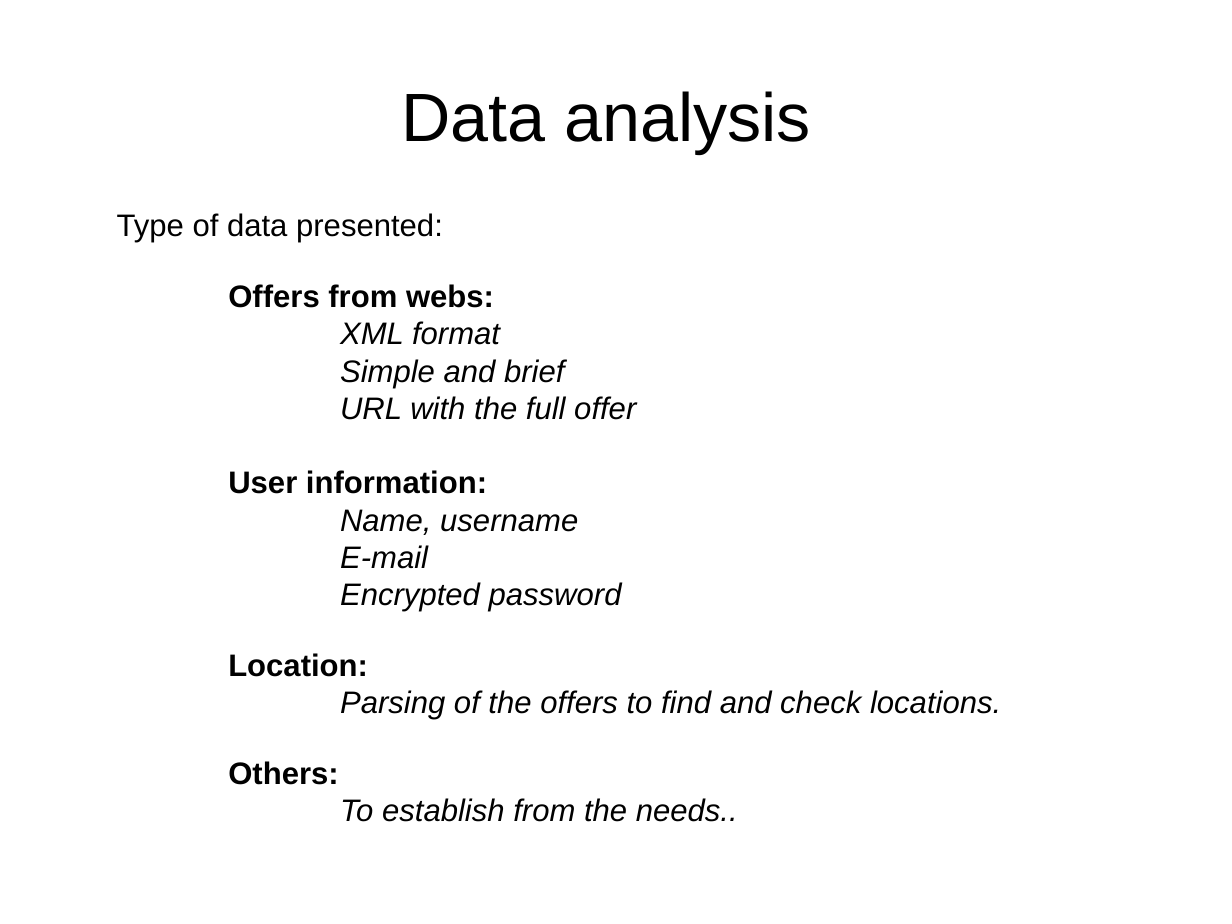
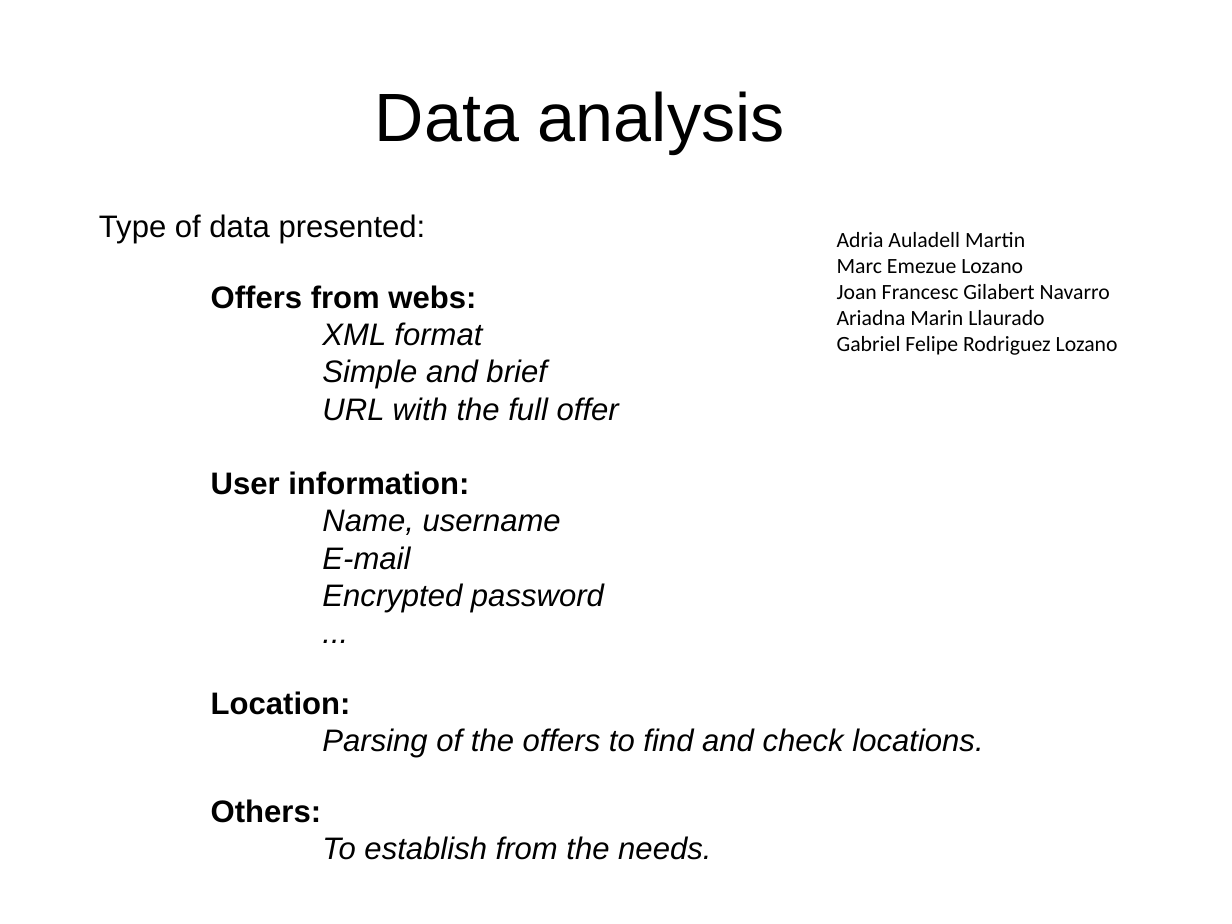
Before and after one commit to cescgina/what_next_bio, a slide deck: slide 1 of DB_design/db_design_scheme.odp. Drawn at 1232x924 pixels with LibreOffice and Linux fonts; fonts in the diff are those of the drawing. Boxes give left, top, right and bottom in pixels: in the first picture for what was removed or moved away, otherwise in the second. Text is boxed around its words. In the diff, an @@ line names an element or a change of style, - is before the commit and + after.

```diff
--- a/DB_design/db_design_scheme.odp
+++ b/DB_design/db_design_scheme.odp
@@ title "Data analysis": place and size @@
-title "Data analysis" at box(401, 91, 811, 153)
+title "Data analysis" at box(375, 91, 785, 153)
@@ text at box(99, 214, 983, 860): paragraph added @@
+...
@@ text "Type of data presented:": place and size @@
-text "Type of data presented:" at box(117, 213, 1001, 822)
+text "Type of data presented:" at box(99, 214, 983, 860)
@@ text added at box(837, 232, 1118, 355), 14 pt, text #000000 @@
+Adria Auladell Martin
+Marc Emezue Lozano
+Joan Francesc Gilabert Navarro
+Ariadna Marin Llaurado
+Gabriel Felipe Rodriguez Lozano
@@ text at box(322, 836, 711, 860): text changed @@
-To establish from the needs..
+To establish from the needs.
```
Also in this commit, not shown: 1 other slide changed, 3 other files.
